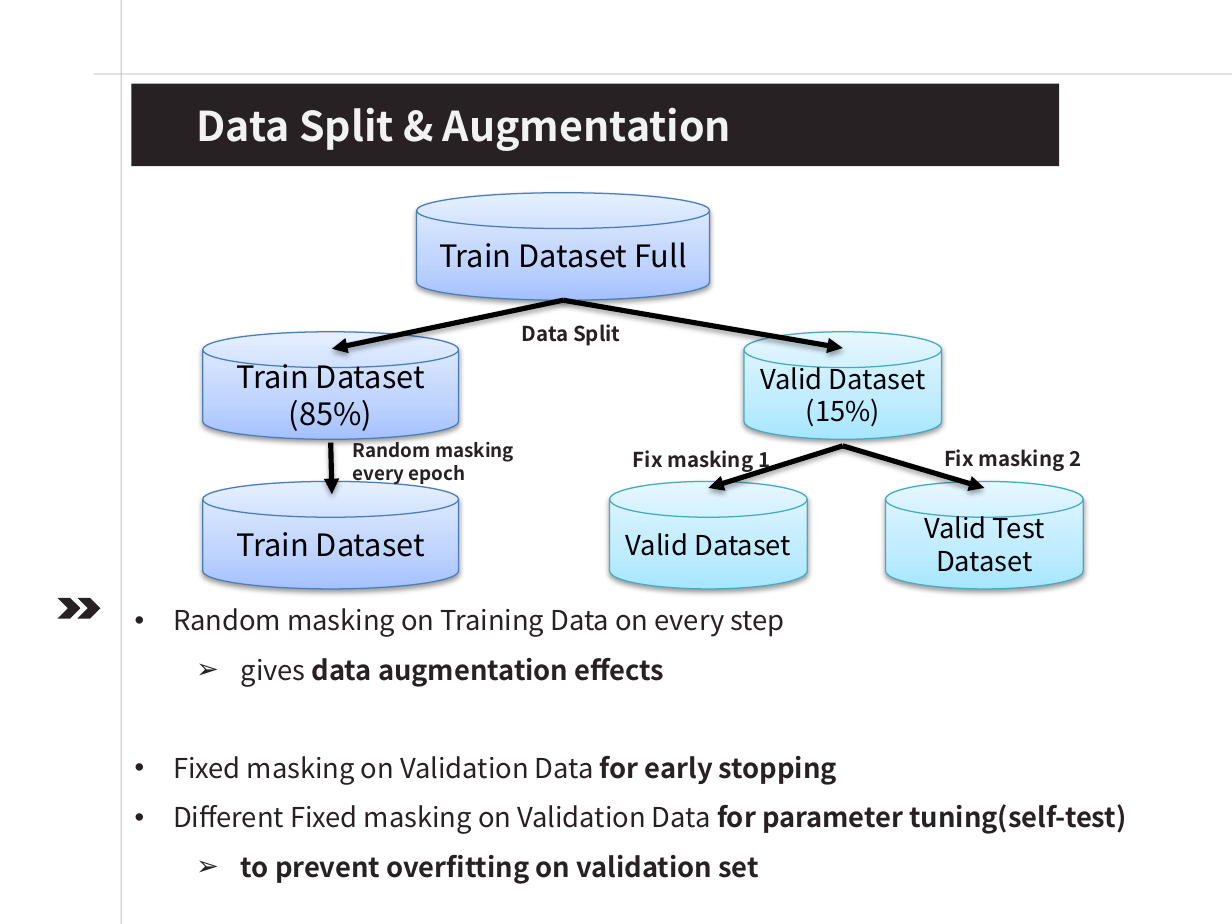
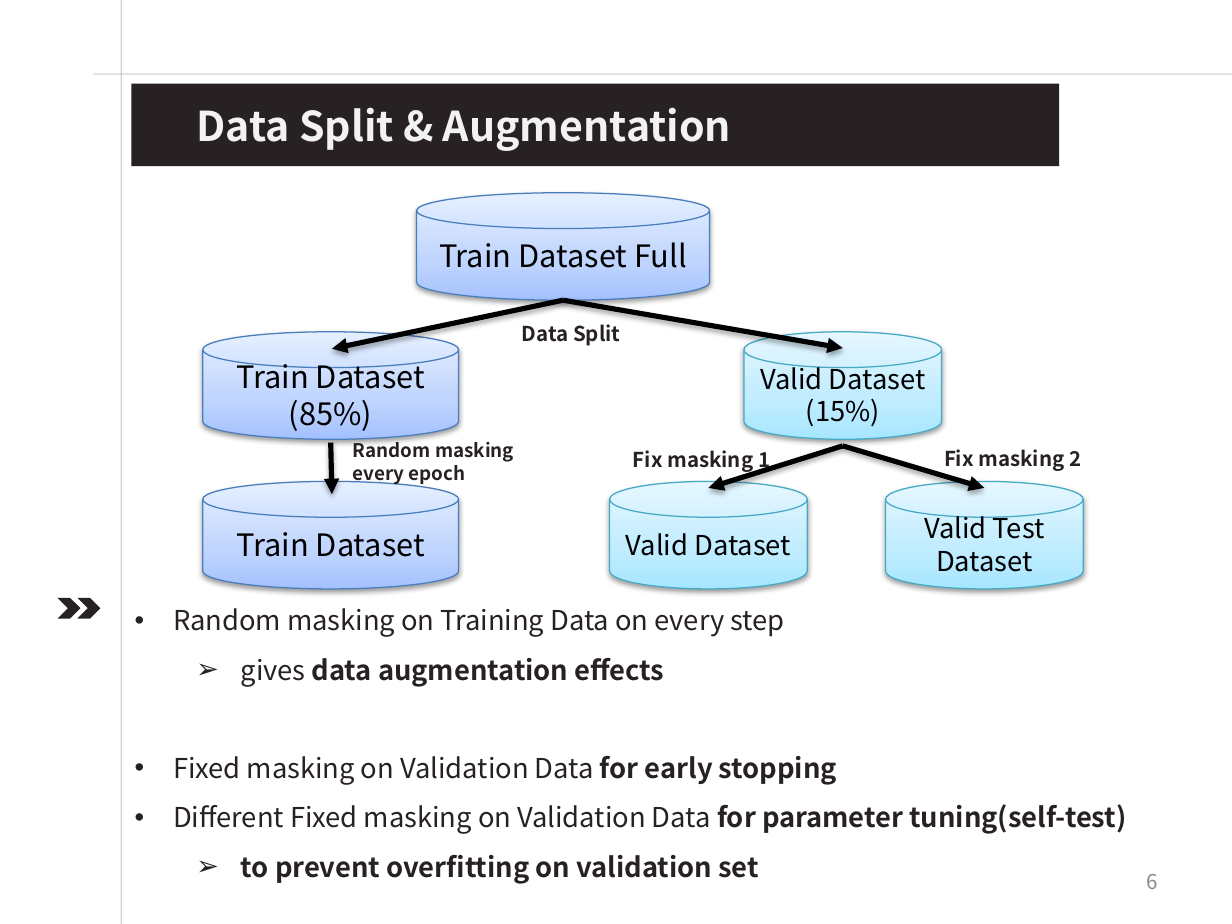
Before and after one commit to Timmy-Oh/Samsung_Data_Challenge_2018, a slide deck: slide 6 of Samsung_AI_Challenge_Data_Timmy.pptx. Drawn at 1232x924 pixels with LibreOffice and Linux fonts; fonts in the diff are those of the drawing. Boxes give left, top, right and bottom in pixels: in the first picture for what was removed or moved away, otherwise in the second. Text is boxed around its words. In the diff, an @@ line names an element or a change of style, - is before the commit and + after.

```diff
--- a/Samsung_AI_Challenge_Data_Timmy.pptx
+++ b/Samsung_AI_Challenge_Data_Timmy.pptx
@@ page number added at (x1=1147, y1=874, x2=1158, y2=889), 12 pt, text #8C8C8C @@
+6
```
Also in this commit, not shown: 12 other slides changed, 2 other files.
